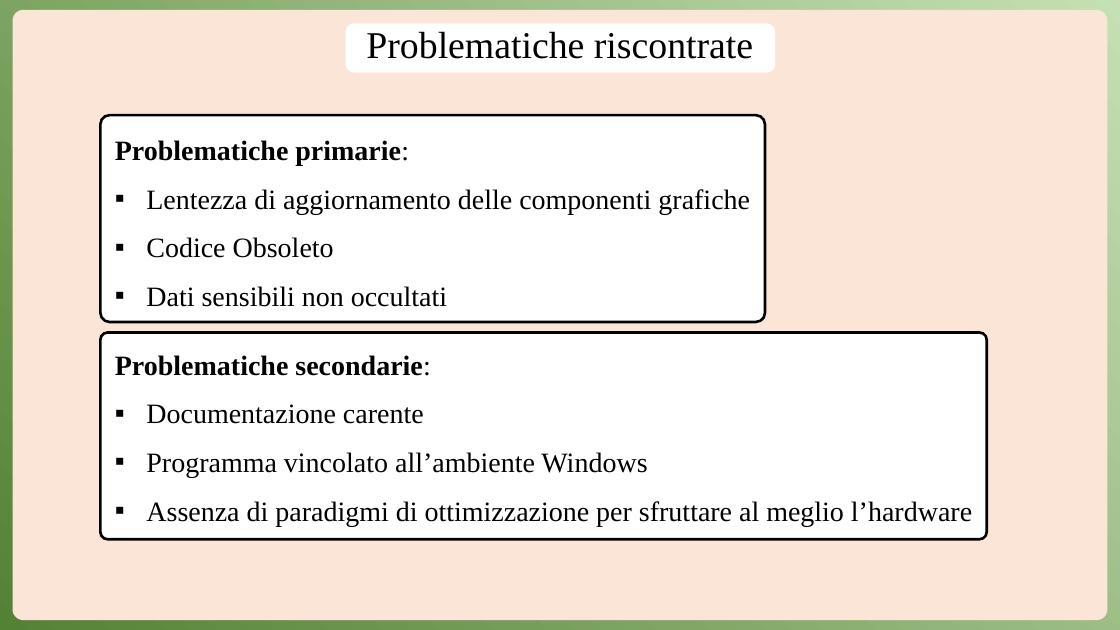
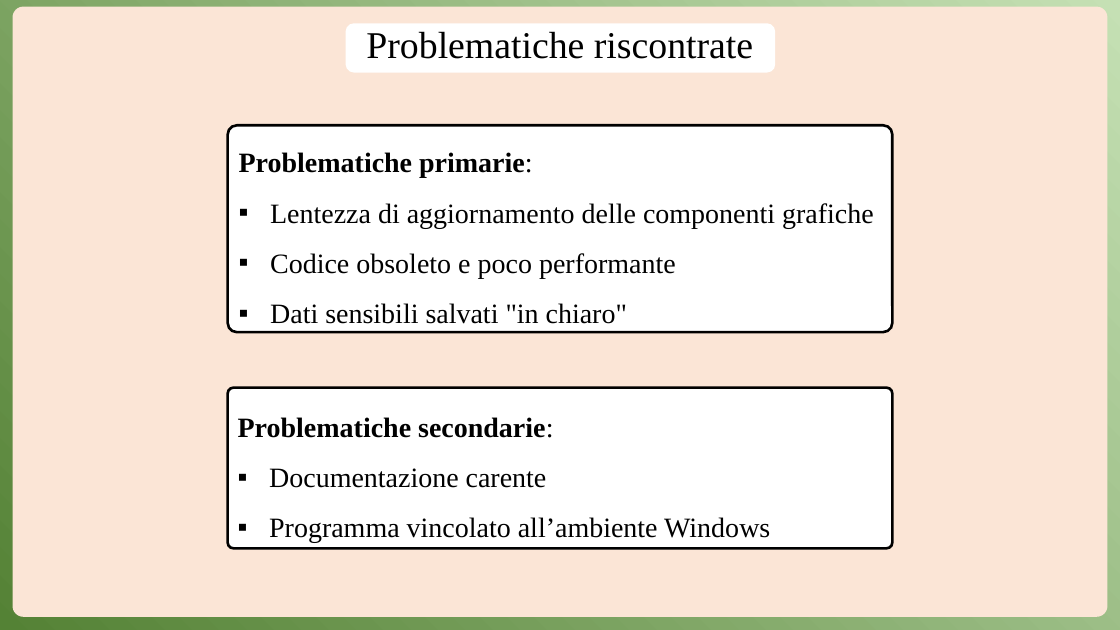
Before and after one commit to Anrighe/Tesi-Laurea-Triennale-Informatica-Unimore, a slide deck: slide 4 of Presentazione_Tesi_Triennale_Informatica_Unimore_2022_2023_Enrico_Marras_152336.pptx. Drawn at 1120x630 pixels with LibreOffice and Linux fonts; fonts in the diff are those of the drawing. Boxes give left, top, right and bottom in pixels: in the first picture for what was removed or moved away, otherwise in the second. Text is boxed around its words. In the diff, an @@ line names an element or a change of style, - is before the commit and + after.

Commit message:
Presentation minor changes

```diff
--- a/Presentazione_Tesi_Triennale_Informatica_Unimore_2022_2023_Enrico_Marras_152336.pptx
+++ b/Presentazione_Tesi_Triennale_Informatica_Unimore_2022_2023_Enrico_Marras_152336.pptx
@@ subtitle removed at <box>115,140,972,526</box> @@
-Problematiche primarie:
-▪ Lentezza di aggiornamento delle componenti grafiche
-▪ Codice Obsoleto
-▪ Dati sensibili non occultati
-Problematiche secondarie:
-▪ Documentazione carente
-▪ Programma vincolato all’ambiente Windows
-▪ Assenza di paradigmi di ottimizzazione per sfruttare al meglio l’hardware
@@ rounded rectangle "Problematiche primarie:": place and size @@
-rounded rectangle "Problematiche primarie:" at <box>100,115,765,322</box>
+rounded rectangle "Problematiche primarie:" at <box>228,125,892,332</box>
@@ text in rounded rectangle at <box>239,152,874,324</box>: text added @@
+Problematiche primarie:
+▪ Lentezza di aggiornamento delle componenti grafiche
+▪ Codice obsoleto e poco performante
+▪ Dati sensibili salvati "in chiaro"
@@ rounded rectangle "Problematiche secondarie:": place and size @@
-rounded rectangle "Problematiche secondarie:" at <box>100,333,986,539</box>
+rounded rectangle "Problematiche secondarie:" at <box>228,388,892,549</box>
@@ text in rounded rectangle at <box>238,417,770,543</box>: text added @@
+Problematiche secondarie:
+▪ Documentazione carente
+▪ Programma vincolato all’ambiente Windows
```
Also in this commit, not shown: 9 other slides changed.
